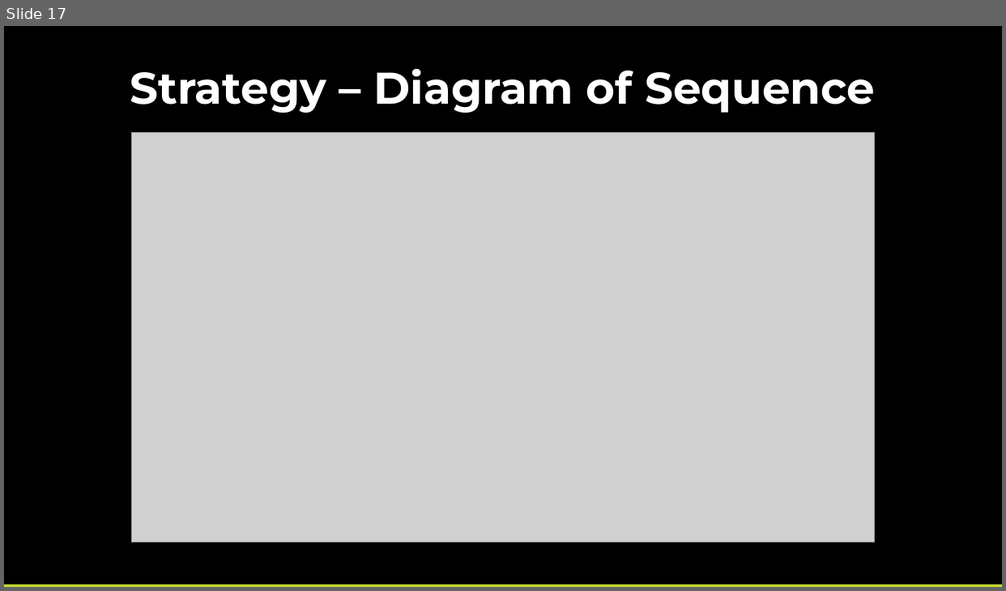
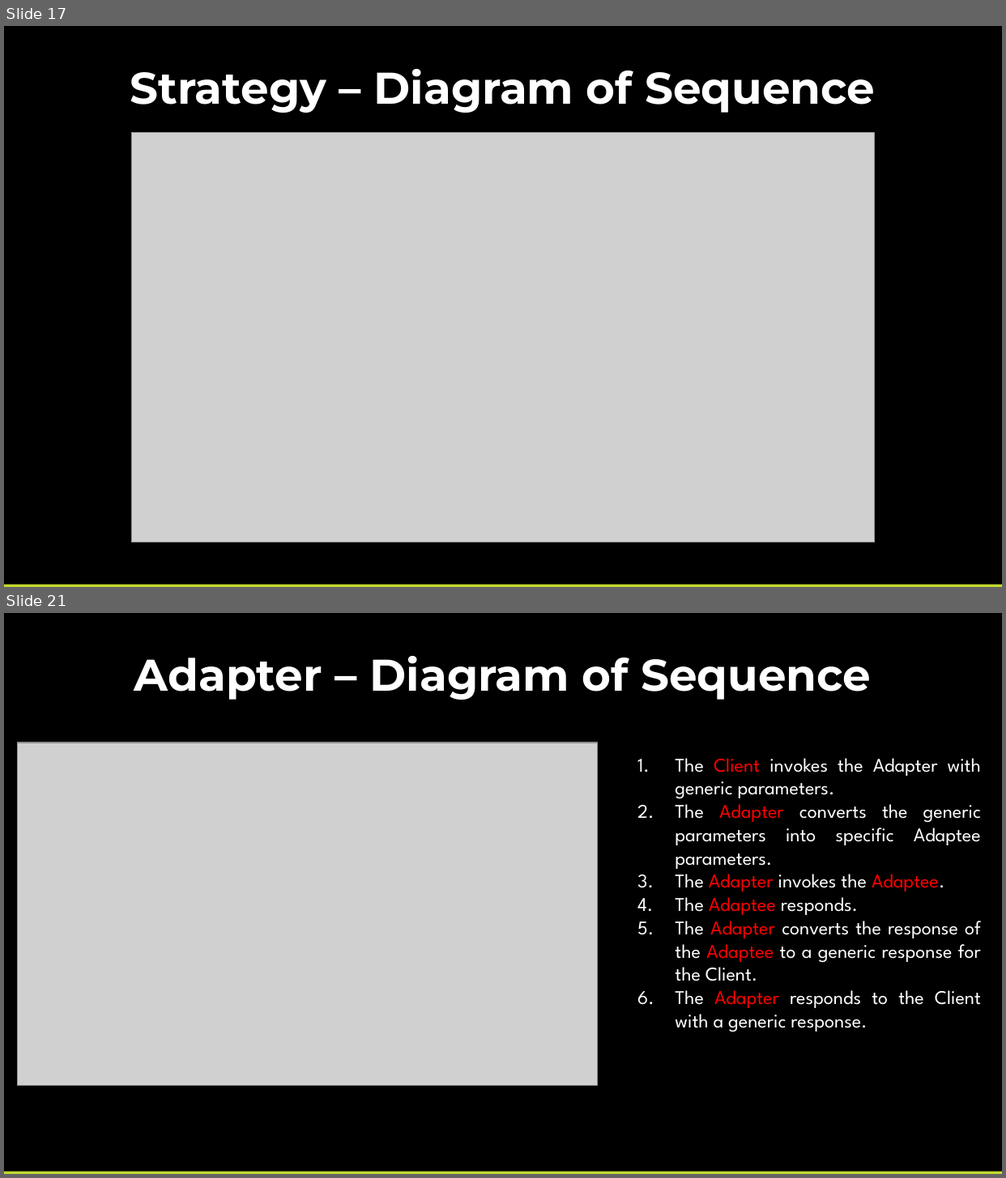
Before and after one commit to pcastellanos/TeamTraining, a slide deck: Design Patterns/Design Patterns.pptx. Shown one above the other, each under a label of ours: slide 17 before the commit, slides 17 and 21 after it; the slides between them are not shown. The pictures are 1006x591 and 1006x1178 pixels, drawn with LibreOffice and Linux fonts; fonts in the diff are those of the drawing; grey boxes stand for pictures. Boxes give left, top, right and bottom in pixels: in the first picture for what was removed or moved away, otherwise in the second. Text is boxed around its words. In the diff, an @@ line names an element or a change of style, - is before the commit and + after.

Commit message:
Adapter code

```diff
--- a/Design Patterns/Design Patterns.pptx
+++ b/Design Patterns/Design Patterns.pptx
@@ slide 21 added at (x1=4, y1=613, x2=1002, y2=1174), background #000000 @@
@@ text added at (x1=134, y1=656, x2=871, y2=700), 32 pt, text #FFFFFF, bold @@
+Adapter – Diagram of Sequence
@@ picture added at (x1=17, y1=743, x2=597, y2=1086) @@
@@ text added at (x1=675, y1=758, x2=981, y2=1033), 14 pt, text #FFFFFF @@
+1. The Client invokes the Adapter with generic parameters.
+2. The Adapter converts the generic parameters into specific Adaptee parameters.
+3. The Adapter invokes the Adaptee.
+4. The Adaptee responds.
+5. The Adapter converts the response of the Adaptee to a generic response for the Client.
+6. The Adapter responds to the Client with a generic response.
@@ rectangle added at (x1=4, y1=1172, x2=1002, y2=1174), fill #C1D82F @@
```
Also in this commit, not shown: 3 other slides added, 11 other files.
